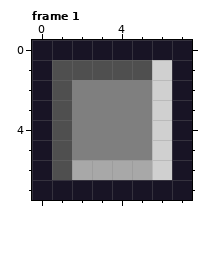
File history of a pixel-art file, godot/assets/ui/bar.aseprite. This is how it looked before the edit.
8x8 pixels, 2 frames. Shown: frame 1. The commit also changed other frames, which this record leaves out.
Now the later version:
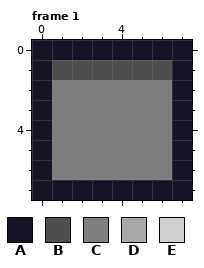
Palette (. is transparent): A #181425  B #4f4f4f  C #7f7f7f  D #a8a8a8  E #d0d0d0
Edits made:
Frame 1:
Colour B replaces colour E in row 1 at x 6.
Colour C replaces colour B in rows 2 to 6 at x 1.
Colour C replaces colour D in row 6 at x 2 to 5.
Colour C replaces colour E in rows 2 to 6 at x 6.
